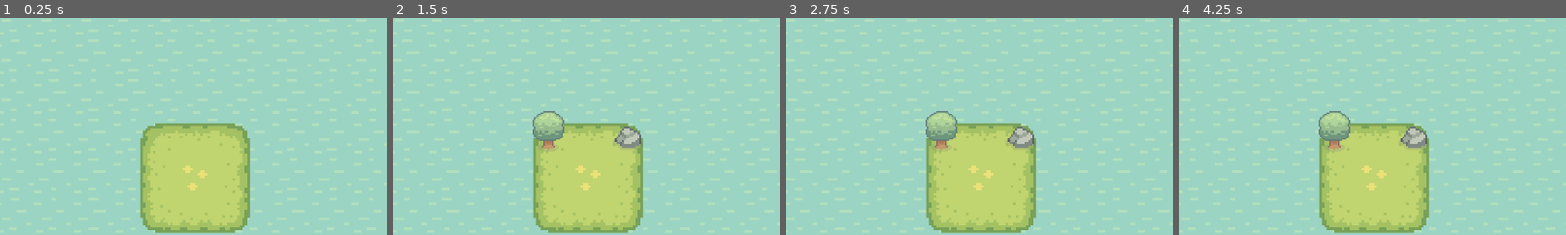
Above: before the commit, frames 1-4 (left to right).
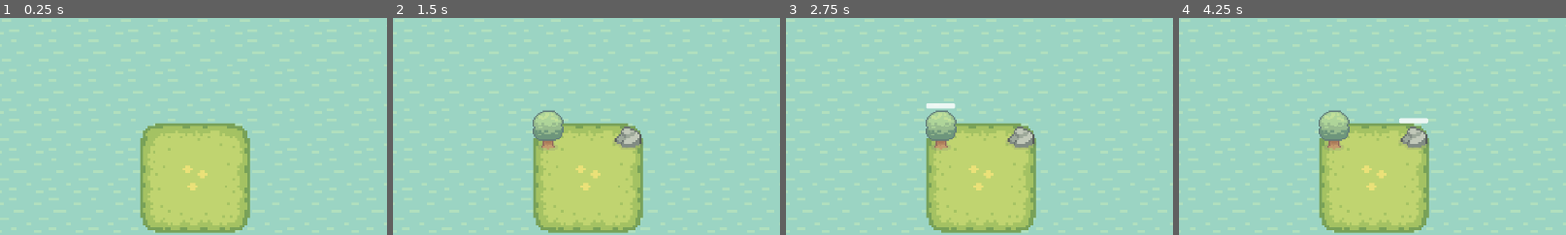
Above: after the commit, the same moments.

Repository: Czapy/tiny-craft
Game: Godot game, scene res://scenes/main.tscn
Two runs of this game, one before a commit and one after it. Both use one fixed random seed, a clock stepped at 60 frames per second and the inputs below.
Inputs (mouse positions are % of the whole screen's width and height, from its top left):
- Up to frame 1 (0.25 s): no input
- Up to frame 2 (1.5 s): move the mouse to (72, 45) at 0.52 s; click (72, 45) at 0.6 s; drag from (30, 55) to (45, 39) at 1.27 s
- Up to frame 3 (2.75 s): move the mouse to (60, 28) at 2.02 s; hold Right mouse button (move_item) from 2.03 s (still down); click (60, 28) at 2.3 s
- Up to frame 4 (4.25 s): release Right mouse button (move_item) at 2.75 s; drag from (45, 70) to (55, 41) at 2.77 s; move the mouse to (80, 65) at 3.52 s; click (80, 65) at 3.6 s
The pictures show only the part of the screen within x 25-75%, y 13-63%; the shares and areas given below are measured in that part.

The runs differ from the first frame. In frame 2, 0.2% of the frame differs, in the area x 36-65%, y 42-61%; in frame 3, 0.4%, in the area x 36-65%, y 39-61%; in frame 4, 0.4%.

Commit message:
refactor main scene, globals, game manager, farmables

Diff:
--- /dev/null
+++ b/base_theme.tres
@@ -0,0 +1,15 @@
+[gd_resource type="Theme" load_steps=3 format=3 uid="uid://set726qp036y"]
+
+[sub_resource type="StyleBoxEmpty" id="StyleBoxEmpty_oei0s"]
+
+[sub_resource type="StyleBoxFlat" id="StyleBoxFlat_pq3kn"]
+bg_color = Color(1, 1, 1, 0.807843)
+border_color = Color(0.290196, 0.290196, 0.290196, 0.886275)
+corner_radius_top_left = 5
+corner_radius_top_right = 5
+corner_radius_bottom_right = 5
+corner_radius_bottom_left = 5
+
+[resource]
+ProgressBar/styles/background = SubResource("StyleBoxEmpty_oei0s")
+ProgressBar/styles/fill = SubResource("StyleBoxFlat_pq3kn")
--- /dev/null
+++ b/scenes/farmable_progress_bar.tscn
@@ -0,0 +1,17 @@
+[gd_scene load_steps=2 format=3 uid="uid://bx05vdaefa4c2"]
+
+[ext_resource type="Theme" uid="uid://set726qp036y" path="res://base_theme.tres" id="1_6fwxl"]
+
+[node name="ProgressBar" type="ProgressBar"]
+anchors_preset = -1
+anchor_left = 0.101
+anchor_top = -0.094
+anchor_right = 1.091
+anchor_bottom = 0.079
+offset_left = -11.616
+offset_top = -10.496
+offset_right = -7.456
+offset_bottom = -9.264
+theme = ExtResource("1_6fwxl")
+max_value = 1.0
+show_percentage = false
--- a/scenes/main.gd
+++ b/scenes/main.gd
@@ -1,12 +1,11 @@
 extends Node2D
 
-var TreeScn = preload("res://scenes/tree/tree.tscn")
+var TreeScn = preload("res://scenes/tree.tscn")
 var StoneScn = preload("res://scenes/stone.tscn")
 
 func _ready() -> void:
-	Globals.land = $Land
-	Globals.main = self
+	Globals.game_manager = $"../GameManager"
 
-	Globals.addToGrid(Vector2i(-1, -1), TreeScn)
-	Globals.addToGrid(Vector2i(1, -1), StoneScn)
+	Globals.game_manager.addToGrid(Vector2i(-1, -1), TreeScn)
+	Globals.game_manager.addToGrid(Vector2i(1, -1), StoneScn)
 	pass
--- a/scenes/main.tscn
+++ b/scenes/main.tscn
@@ -1,23 +1,29 @@
-[gd_scene load_steps=4 format=4 uid="uid://cl8s3emtgathu"]
+[gd_scene load_steps=5 format=4 uid="uid://cl8s3emtgathu"]
 
+[ext_resource type="Script" path="res://scripts/game_manager.gd" id="1_5htq0"]
 [ext_resource type="Script" path="res://scenes/main.gd" id="1_jesl0"]
 [ext_resource type="TileSet" uid="uid://chtdj747ecvhj" path="res://assets/tileset.tres" id="1_ktedg"]
 [ext_resource type="Script" path="res://scripts/land.gd" id="2_fhlpy"]
 
-[node name="Main" type="Node2D"]
+[node name="Root" type="Node2D"]
+
+[node name="GameManager" type="Node2D" parent="."]
+script = ExtResource("1_5htq0")
+
+[node name="Main" type="Node2D" parent="."]
 script = ExtResource("1_jesl0")
 
-[node name="Water" type="TileMapLayer" parent="."]
+[node name="Water" type="TileMapLayer" parent="Main"]
 z_index = -101
 tile_map_data = PackedByteArray("AAD2//r/AQAAAAAAAAD2//v/AQAAAAAAAAD2//z/AQAAAAAAAAD2//3/AQAAAAAAAAD2//7/AQAAAAAAAAD2// …(4288 unchanged characters)…
 tile_set = ExtResource("1_ktedg")
 
-[node name="Land" type="TileMapLayer" parent="."]
+[node name="Land" type="TileMapLayer" parent="Main"]
 z_index = -100
 tile_map_data = PackedByteArray("AAD/////AAAAAAAAAAD//wAAAAAAAAEAAAAAAP//AAABAAAAAAAAAAAAAAAFAAUAAAABAP//AAACAAAAAAABAAAAAAACAAEAAAD//wEAAAAAAAIAAAAAAAEAAAABAAIAAAABAAEAAAACAAIAAAA=")
 tile_set = ExtResource("1_ktedg")
 script = ExtResource("2_fhlpy")
 
-[node name="Camera2D" type="Camera2D" parent="."]
+[node name="Camera2D" type="Camera2D" parent="Main"]
 offset = Vector2(8, 8)
 zoom = Vector2(3.69, 3.69)
--- a/scenes/stone.tscn
+++ b/scenes/stone.tscn
@@ -1,20 +1,33 @@
-[gd_scene load_steps=4 format=3 uid="uid://xgw2chh13xdt"]
+[gd_scene load_steps=5 format=3 uid="uid://xgw2chh13xdt"]
 
 [ext_resource type="Texture2D" uid="uid://c7huqltq0eqsp" path="res://assets/Sprout Lands - Sprites - Basic pack/Objects/Basic_Grass_Biom_things.png" id="1_y4q4d"]
 [ext_resource type="Script" path="res://scenes/stone.gd" id="2_7kqnl"]
+[ext_resource type="PackedScene" uid="uid://bx05vdaefa4c2" path="res://scenes/farmable_progress_bar.tscn" id="3_ylcpy"]
 
 [sub_resource type="CircleShape2D" id="CircleShape2D_0ajh4"]
 radius = 6.08276
 
-[node name="Stone" type="Sprite2D"]
+[node name="Stone" type="Node2D"]
+script = ExtResource("2_7kqnl")
+
+[node name="Sprite2D" type="Sprite2D" parent="."]
 scale = Vector2(0.77, 0.77)
 texture = ExtResource("1_y4q4d")
 region_enabled = true
 region_rect = Rect2(128, 16, 16, 16)
-script = ExtResource("2_7kqnl")
-type = 1
 
 [node name="Area2D" type="Area2D" parent="."]
+scale = Vector2(0.77, 0.77)
 
 [node name="CollisionShape2D" type="CollisionShape2D" parent="Area2D"]
 shape = SubResource("CircleShape2D_0ajh4")
+
+[node name="ProgressBar" parent="." instance=ExtResource("3_ylcpy")]
+anchor_left = -0.125
+anchor_bottom = 0.5
+offset_left = -6.0
+offset_top = -8.0
+offset_right = 114.0
+offset_bottom = 12.0
+scale = Vector2(0.1, 0.1)
+step = 0.001
--- /dev/null
+++ b/scenes/tree.tscn
@@ -0,0 +1,34 @@
+[gd_scene load_steps=5 format=3 uid="uid://nxk686clvsid"]
+
+[ext_resource type="Script" path="res://scenes/tree.gd" id="1_lkpyq"]
+[ext_resource type="Texture2D" uid="uid://c7huqltq0eqsp" path="res://assets/Sprout Lands - Sprites - Basic pack/Objects/Basic_Grass_Biom_things.png" id="1_wuwrj"]
+[ext_resource type="PackedScene" uid="uid://bx05vdaefa4c2" path="res://scenes/farmable_progress_bar.tscn" id="3_kxqy8"]
+
+[sub_resource type="CapsuleShape2D" id="CapsuleShape2D_pqcon"]
+radius = 12.0
+
+[node name="Tree" type="Node2D"]
+script = ExtResource("1_lkpyq")
+
+[node name="Sprite2D" type="Sprite2D" parent="."]
+position = Vector2(0, -5.96046e-08)
+scale = Vector2(0.525, 0.525)
+texture = ExtResource("1_wuwrj")
+offset = Vector2(0, -5.62)
+region_enabled = true
+region_rect = Rect2(16, 0, 32, 32)
+
+[node name="Area2D" type="Area2D" parent="."]
+position = Vector2(0, -2.92687)
+scale = Vector2(0.525, 0.525)
+
+[node name="CollisionShape2D" type="CollisionShape2D" parent="Area2D"]
+position = Vector2(0, -0.139286)
+shape = SubResource("CapsuleShape2D_pqcon")
+
+[node name="ProgressBar" parent="." instance=ExtResource("3_kxqy8")]
+offset_left = -6.0
+offset_top = -14.0
+offset_right = 114.0
+offset_bottom = 6.0
+scale = Vector2(0.1, 0.1)
--- a/scenes/tree/tree.tscn
+++ /dev/null
@@ -1,23 +0,0 @@
-[gd_scene load_steps=4 format=3 uid="uid://nxk686clvsid"]
-
-[ext_resource type="Texture2D" uid="uid://c7huqltq0eqsp" path="res://assets/Sprout Lands - Sprites - Basic pack/Objects/Basic_Grass_Biom_things.png" id="1_pqbwn"]
-[ext_resource type="Script" path="res://scenes/tree/tree.gd" id="2_y03pf"]
-
-[sub_resource type="CapsuleShape2D" id="CapsuleShape2D_pqcon"]
-radius = 12.0
-
-[node name="Tree" type="Sprite2D"]
-position = Vector2(0, -5.96046e-08)
-scale = Vector2(0.525, 0.525)
-texture = ExtResource("1_pqbwn")
-offset = Vector2(0, -5.62)
-region_enabled = true
-region_rect = Rect2(16, 0, 32, 32)
-script = ExtResource("2_y03pf")
-
-[node name="Area2D" type="Area2D" parent="."]
-position = Vector2(0, -5.575)
-
-[node name="CollisionShape2D" type="CollisionShape2D" parent="Area2D"]
-position = Vector2(0, -0.139286)
-shape = SubResource("CapsuleShape2D_pqcon")
--- a/scripts/farmable.gd
+++ b/scripts/farmable.gd
@@ -1,2 +1,25 @@
 class_name Farmable
 extends GridItem
+
+@onready var progress_bar: ProgressBar = $ProgressBar
+
+@export var drop: Node2D
+@export_range(0.0, 5.0, 0.1) var mining_time = 1.0
+
+var timer: SceneTreeTimer
+
+func _process(delta: float) -> void:
+	if timer:
+		progress_bar.value = 1 - timer.time_left/mining_time
+
+func mine():
+	if not timer:
+		progress_bar.visible = true
+		timer = get_tree().create_timer(mining_time)
+		timer.timeout.connect(_on_mining_finished)
+
+func _on_mining_finished():
+	timer = null
+	progress_bar.visible = false
+	progress_bar.value = 0
+	# TODO emit spawn drop, game manager should decide on which free neighbouring tile to put it
--- a/scripts/game_manager.gd
+++ b/scripts/game_manager.gd
@@ -1,2 +1,72 @@
 class_name GameManager
-extends Node
+extends Node2D
+
+@export var grid = {}
+
+@onready var main: Node2D = $"../Main"
+@onready var land: TileMapLayer = $"../Main/Land"
+
+var moved_item: GridItem
+var moved_item_coords: Vector2i
+
+func _ready():
+	SignalBus.move.connect(_move)
+	SignalBus.mine.connect(_mine)
+
+func _process(delta: float):
+	if moved_item:
+		var coords = land.local_to_map(land.to_local(get_global_mouse_position()))
+		moved_item.global_position = land.to_global(land.map_to_local(coords))
+		if not land.get_cell_tile_data(coords) or (coords in grid and coords != moved_item_coords):
+			moved_item.modulate = Color(1, 0.2, 0.2, 0.5)
+		else:
+			moved_item.modulate = Color(1, 1, 1, 0.5)
+
+func _move(coords: Vector2i):
+	if not moved_item:
+		if not grid.has(coords):
+			return
+		moved_item = grid[coords]
+		moved_item.z_index = 1
+		moved_item_coords = coords
+
+func _mine(coords: Vector2i):
+	if moved_item && moveOnGrid(moved_item_coords, coords, moved_item):
+		moved_item.modulate = Color(1, 1, 1, 1)
+		moved_item.z_index = 0
+		moved_item = null
+	elif not moved_item && grid.has(coords) && grid[coords].has_method("mine"):
+		grid[coords].mine()
+
+#region Grid Management
+func addToGrid(coords: Vector2i, scn: PackedScene):
+	if coords in grid:
+		return false
+	else:
+		var item: GridItem = scn.instantiate()
+		grid[coords] = item
+		item.global_position = land.to_global(land.map_to_local(coords))
+		main.add_child(item)
+		return true
+
+func moveOnGrid(from: Vector2i, to: Vector2i, item: GridItem):
+	if from == to:
+		item.global_position = land.to_global(land.map_to_local(to))
+		return true
+
+	if to in grid or not land.get_cell_tile_data(to):
+		return false
+	else:
+		grid.erase(from)
+		grid[to] = item
+		item.global_position = land.to_global(land.map_to_local(to))
+		return true
+#endregion
+
+func _on_clickable_entered():
+	print("_on_clickable_entered")
+	Input.set_default_cursor_shape(Input.CURSOR_POINTING_HAND)
+
+func _on_clickable_exited():
+	print("_on_clickable_exited")
+	Input.set_default_cursor_shape(Input.CURSOR_ARROW)
--- a/scripts/globals.gd
+++ b/scripts/globals.gd
@@ -1,79 +1,3 @@
 extends Node2D
 
-var grid = {}
-
-@export var main: Node2D
-@export var land: TileMapLayer
-
-func _ready():
-	SignalBus.move.connect(_move)
-	SignalBus.mine.connect(_mine)
-
-func _process(delta: float):
-	if moved_item:
-		var coords = land.local_to_map(land.to_local(get_global_mouse_position()))
-		moved_item.global_position = land.to_global(land.map_to_local(coords))
-		if not land.get_cell_tile_data(coords) or (coords in grid and coords != moved_item_coords):
-			moved_item.modulate = Color(1, 0.2, 0.2, 0.5)
-		else:
-			moved_item.modulate = Color(1, 1, 1, 0.5)
-	pass
-
-@export var moved_item: GridItem
-@export var moved_item_coords: Vector2i
-func _move(coords: Vector2i):
-	if not moved_item:
-		if not grid.has(coords):
-			return
-		moved_item = grid[coords]
-		moved_item.z_index = 1
-		moved_item_coords = coords
-
-func _mine(coords: Vector2i):
-	if moved_item && moveOnGrid(moved_item_coords, coords, moved_item):
-		moved_item.modulate = Color(1, 1, 1, 1)
-		moved_item.z_index = 0
-		moved_item = null
-	elif not moved_item && grid.has(coords) && grid[coords].has_method("mine"):
-		grid[coords].mine()
-
-#signal grid_updated
-
-#func add(key: String, value: int) -> void:
-#	inventory[key] = inventory.get_or_add(key, 0) + value
-#	inventory_updated.emit()
-#	pass
-
-
-#region Grid Management
-func addToGrid(coords: Vector2i, scn: PackedScene):
-	if coords in grid:
-		return false
-	else:
-		var item: GridItem = scn.instantiate()
-		grid[coords] = item
-		item.global_position = land.to_global(land.map_to_local(coords))
-		main.add_child(item)
-		return true
-
-func moveOnGrid(from: Vector2i, to: Vector2i, item: GridItem):
-	if from == to:
-		item.global_position = land.to_global(land.map_to_local(to))
-		return true
-
-	if to in grid or not land.get_cell_tile_data(to):
-		return false
-	else:
-		grid.erase(from)
-		grid[to] = item
-		item.global_position = land.to_global(land.map_to_local(to))
-		return true
-#endregion
-
-func _on_clickable_entered():
-	print("_on_clickable_entered")
-	Input.set_default_cursor_shape(Input.CURSOR_POINTING_HAND)
-
-func _on_clickable_exited():
-	print("_on_clickable_exited")
-	Input.set_default_cursor_shape(Input.CURSOR_ARROW)
+@export var game_manager: GameManager
--- a/scripts/grid_item.gd
+++ b/scripts/grid_item.gd
@@ -1,5 +1,5 @@
 class_name GridItem
-extends Sprite2D
+extends Node2D
 
 enum ItemType {WOOD, STONE}
 
@@ -19,4 +19,3 @@
 		.set_delay(randf_range(0, 0.5))\
 		.set_ease(Tween.EASE_IN_OUT)
 		#.set_trans(Tween.TRANS_CIRC)
-	pass
Renamed: scenes/tree/tree.gd -> scenes/tree.gd
